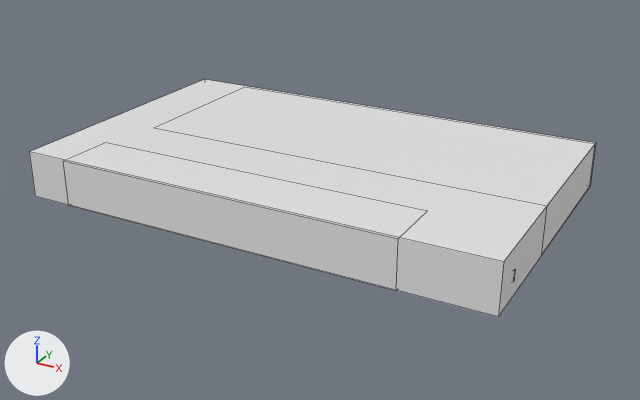
What one commit did to the Blender file Resources/Level/level1.blend.
One viewpoint serves both versions: a 50 mm lens placed at (66.0, -128.7, 66.7), pointed at (-7.8, 5.7, -0.5). Every picture has the same lights, and +X, +Y and +Z are marked at lower left. Mesh edges are drawn as thin lines.

The first picture shows 'Cube', '立方体.002'.
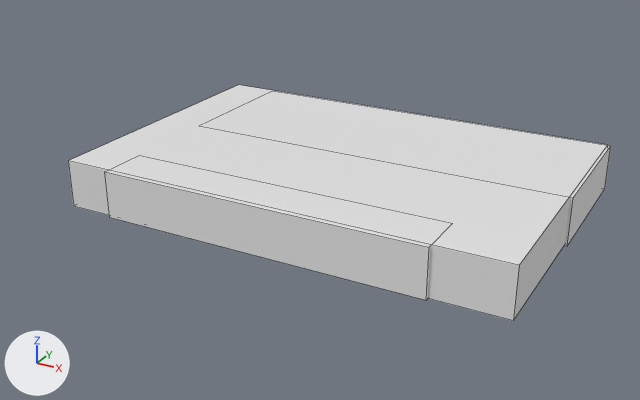
Pixel boxes (x1, y1, x2, y2) of what changed, in the pictures (640 x 400 px):
'Cube', moved, rescaled
    before: (29, 79, 596, 317)
    after: (68, 85, 608, 321)
'立方体.002', moved, rescaled
    before: (64, 161, 398, 290)
    after: (105, 171, 431, 300)
'立方体.003', moved, rescaled (not visible before)
    after: (564, 146, 611, 246)

What changed in the scene script:
```text
Change ob_cube:
    ob_cube.location: (-9.9, 7.9, 4.6) -> (-4.0, 7.9, 4.6)
    ob_cube.scale: (45.2, 4.46, 27.6) -> (41.6, 4.46, 27.6)
Change ob_立方体_002:
    ob_立方体_002.location: (-13.6, -14.2, 4.5) -> (-6.0, -15.6, 4.5)
    ob_立方体_002.scale: (33.0, 5.66, 4.39) -> (30.5, 4.64, 4.39)
Change ob_立方体_003:
    ob_立方体_003.location: (-4.3, 19.0, 4.5) -> (0.7, 21.7, 4.5)
    ob_立方体_003.scale: (39.6, 16.5, 4.39) -> (37.4, 14.0, 4.39)
```
